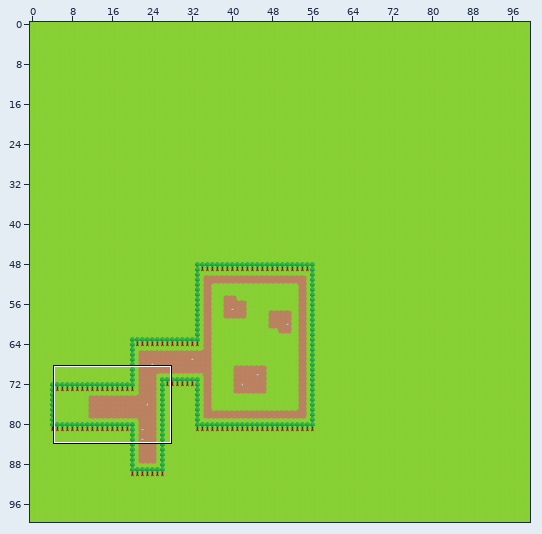
Tiled map: FinalProject/exampleGame/assets/tileTest/Stage1.tmx. Above, an overview of the earlier version with the close-up marked.
Close-up. First the earlier version:
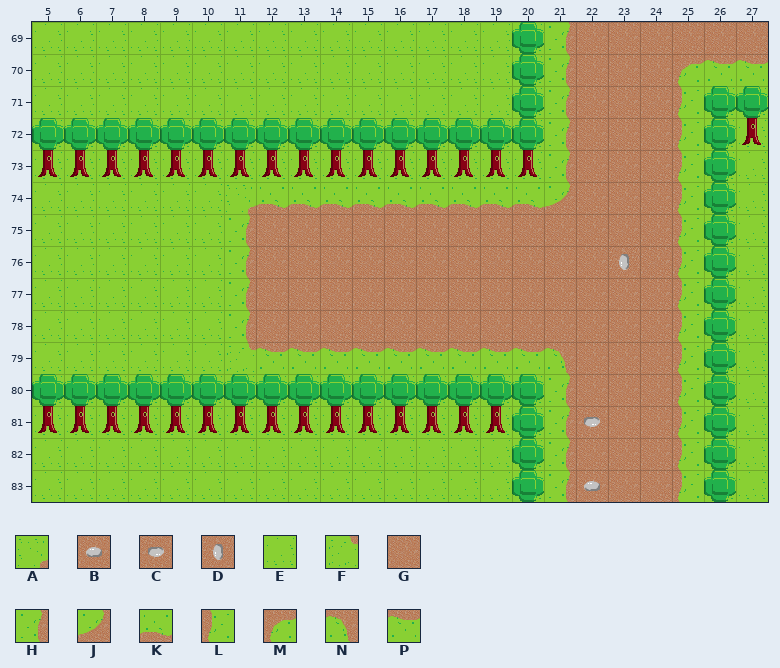
Cells are 32x32 px. Shown: x 5..27, y 69..83.
Key: from "common": A 1, B 2, C 2 turned 180, D 2 turned 270, E 3, F 10, G 11, H 13, J 15, K 16, L 17, M 18, N 20, P 21.
_ is an empty cell.
Layers that did not change in this view are not listed.
Layer "BackGround1" before, first column x 5:
69 EEEEEEEEEEEEEEEEHGGGGGG
70 EEEEEEEEEEEEEEEEHGGGMPP
71 EEEEEEEEEEEEEEEEHGGGLEE
72 EEEEEEEEEEEEEEEEHGGGLEE
73 EEEEEEEEEEEEEEEEHGGGLEE
74 EEEEEEAKKKKKKKKKJGGGLEE
75 EEEEEEHGGGGGGGGGGGGGLEE
76 EEEEEEHGGGGGGGGGGGDGLEE
77 EEEEEEHGGGGGGGGGGGGGLEE
78 EEEEEEHGGGGGGGGGGGGGLEE
79 EEEEEEFPPPPPPPPPNGGGLEE
80 EEEEEEEEEEEEEEEEHGGGLEE
81 EEEEEEEEEEEEEEEEHCGGLEE
82 EEEEEEEEEEEEEEEEHGGGLEE
83 EEEEEEEEEEEEEEEEHBGGLEE
New version:
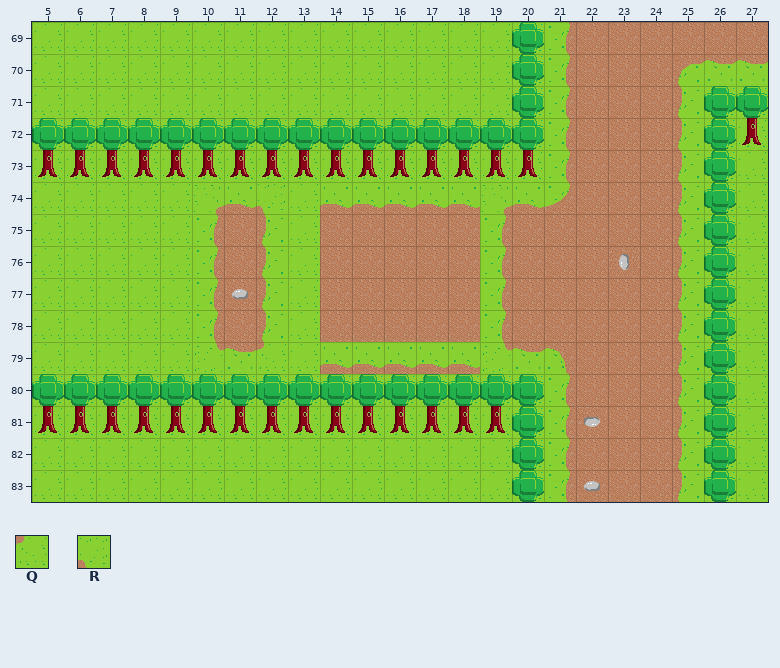
Further tiles: from "common": Q 6, R 8.
The exact change:
{"where": "layer \"BackGround1\""}
{"y":74,"x":10,"old":"EAKK","new":"AKRE"}
{"y":74,"x":19,"old":"K","new":"A"}
{"y":75,"x":10,"old":"EHGG","new":"HGLE"}
{"y":75,"x":19,"old":"G","new":"H"}
{"y":76,"x":10,"old":"EHGG","new":"HGLE"}
{"y":76,"x":19,"old":"G","new":"H"}
{"y":77,"x":10,"old":"EHGG","new":"HBLE"}
{"y":77,"x":19,"old":"G","new":"H"}
{"y":78,"x":10,"old":"EHGG","new":"HGLE"}
{"y":78,"x":19,"old":"G","new":"H"}
{"y":79,"x":10,"old":"EFPPPPPPPP","new":"FPQEKKKKKF"}
{"label":"changed","picture_box":[194,184,512,374]}
